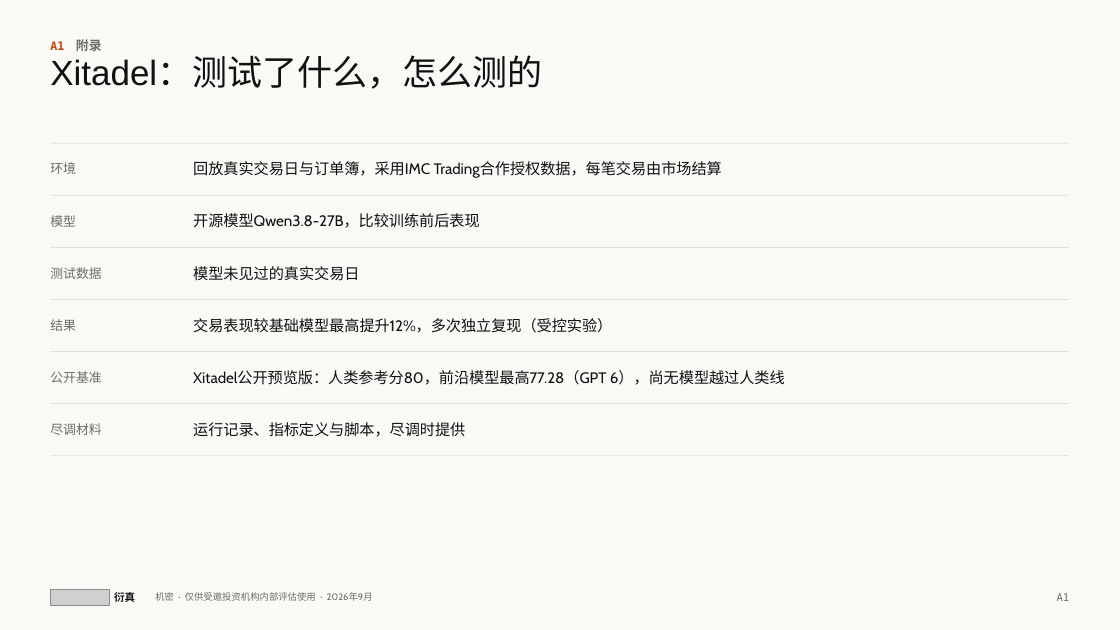
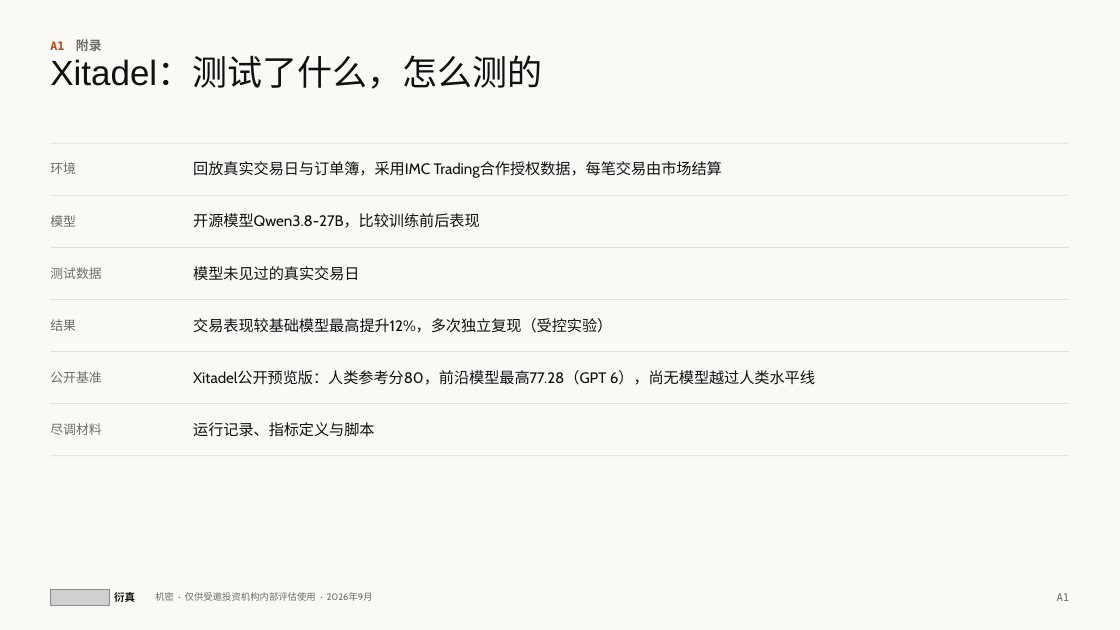
Before and after one commit to wangchen0802/Delta1, a slide deck: slide 20 of SimReal-BP-v27.pptx. Drawn at 1120x630 pixels with LibreOffice and Linux fonts; fonts in the diff are those of the drawing; grey boxes stand for pictures. Boxes give left, top, right and bottom in pixels: in the first picture for what was removed or moved away, otherwise in the second. Text is boxed around its words. In the diff, an @@ line names an element or a change of style, - is before the commit and + after.

```diff
--- a/SimReal-BP-v27.pptx
+++ b/SimReal-BP-v27.pptx
@@ text at [193,370,815,385]: text changed @@
-Xitadel公开预览版：人类参考分80，前沿模型最高77.28（GPT 6），尚无模型越过人类线
+Xitadel公开预览版：人类参考分80，前沿模型最高77.28（GPT 6），尚无模型越过人类水平线
@@ text at [193,422,374,437]: text changed @@
-运行记录、指标定义与脚本，尽调时提供
+运行记录、指标定义与脚本
```
Also in this commit, not shown: 15 other slides changed, 3 other files.
